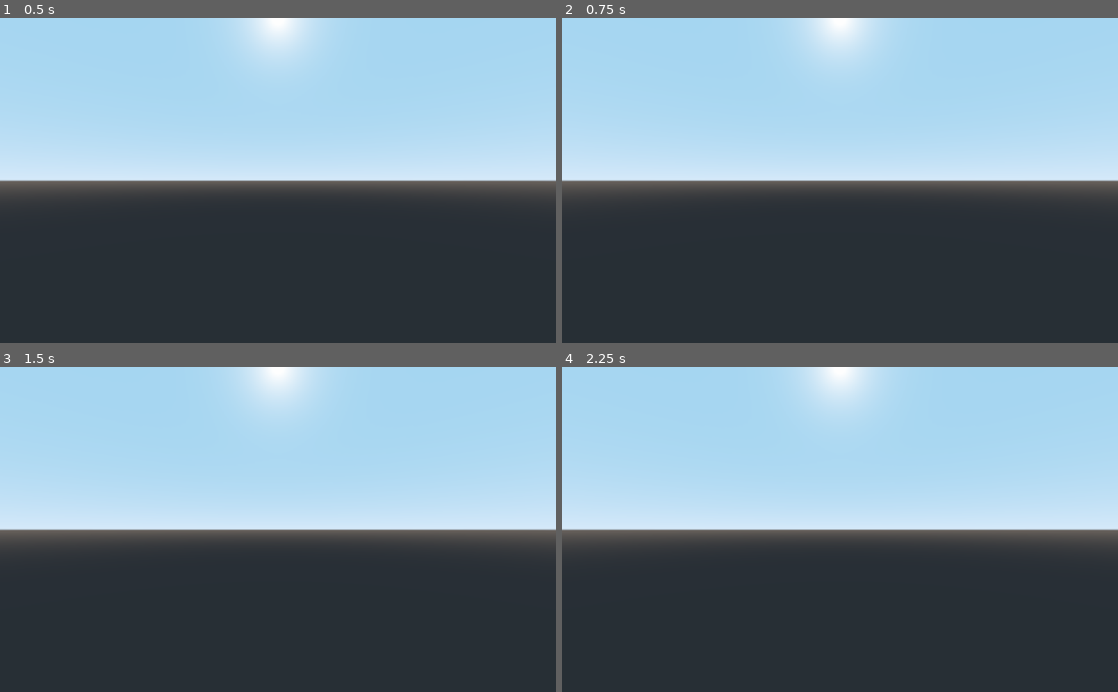
Above: before the commit, frames 1-4 (two rows, left to right).
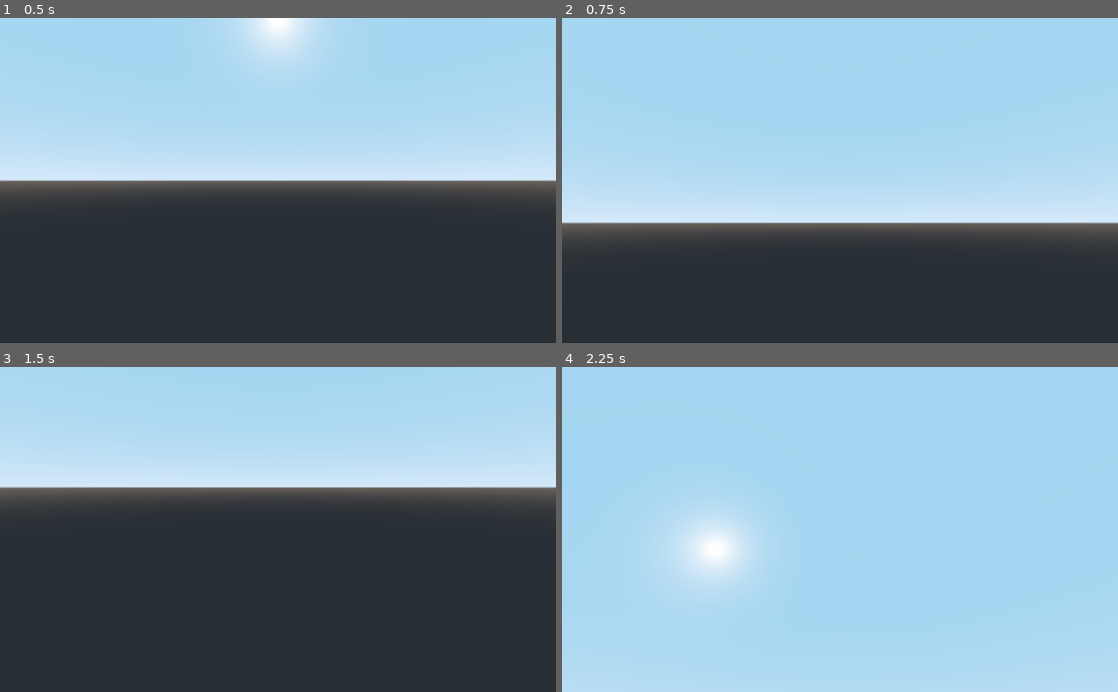
Above: after the commit, the same moments.

Repository: theowiik/fps
Game: Godot game, scene res://src/actors/player.tscn
The game is run twice, just before and just after one commit, with the same random seed, the same clock (stepped at 60 frames per second) and the same inputs. This scene is started directly instead of the project's main scene.
Inputs (mouse positions are in pixels of both pictures, inside the frame that each line leads up to):
- Up to frame 1 (0.5 s): no input
- Up to frame 2 (0.75 s): tap Enter at 0.5 s; move the mouse to (962, 164) at 0.52 s; hold D (strafe_right) from 0.53 s (still down)
- Up to frame 3 (1.5 s): tap Space at 1.25 s; move the mouse to (166, 545) at 1.27 s; release D (strafe_right) at 1.28 s; hold S (move_back) from 1.28 s (still down)
- Up to frame 4 (2.25 s): tap Enter at 2 s; move the mouse to (895, 458) at 2.02 s; release S (move_back) at 2.03 s; hold D (strafe_right) from 2.03 s (still down)

Frame 1 is identical in both runs. In frame 2, 22% of the frame differs, in the area x 0-100%, y 0-68%; in frame 3, 21%; in frame 4, 59%, in the area x 0-100%, y 0-100%.

Commit message:
Player can now look

Diff:
--- a/src/actors/player.gd
+++ b/src/actors/player.gd
@@ -7,10 +7,17 @@
 var jump_speed = 4
 var max_walking_speed = 80
 var max_sprinting_speed = 4
+var mouse_sensitivy = 0.006
 
 func _process(delta):
 	update_velocity(delta)
 	move_and_slide(velocity, Vector3.UP)
+
+func _unhandled_input(event):
+	if event is InputEventMouseMotion:
+		rotate_y(-event.relative.x * mouse_sensitivy)
+		$Pivot.rotate_x(-event.relative.y * mouse_sensitivy)
+		$Pivot.rotation.x = clamp($Pivot.rotation.x, -1.2, 1.2)
 
 func update_velocity(delta):
 	var desired_velocity = get_input_vec() * max_walking_speed
